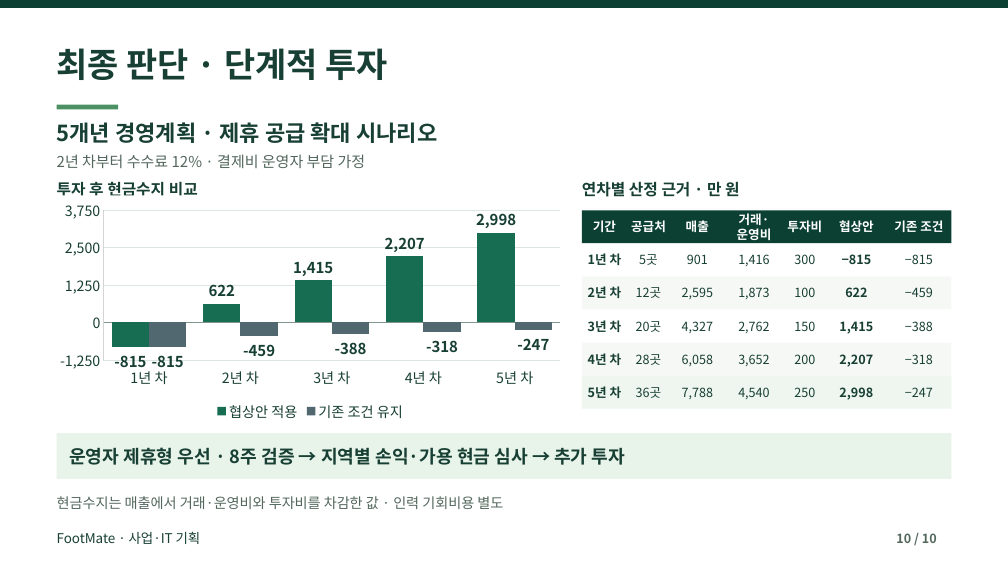
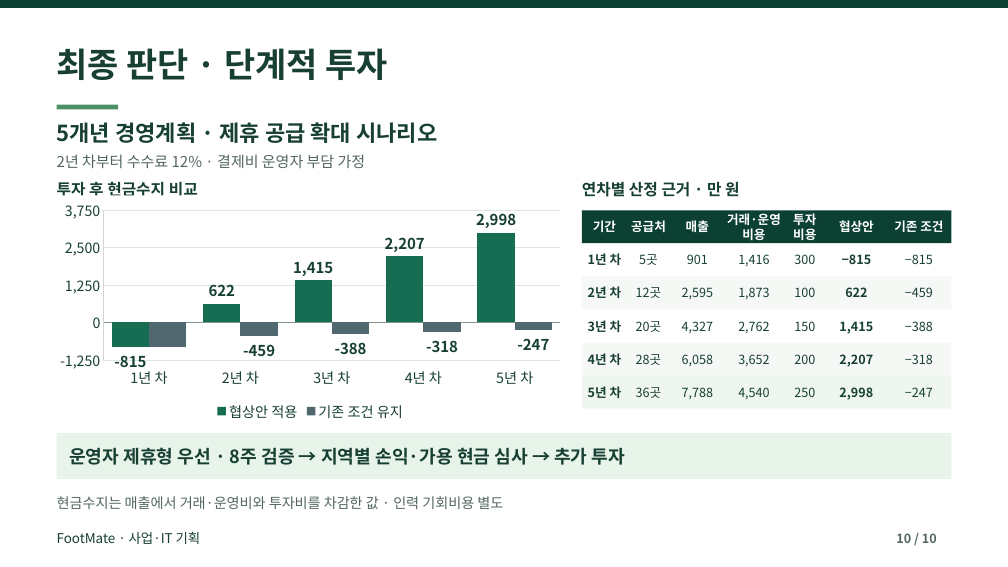
Before and after one commit to dohyunkimmm/footmate, a slide deck: slide 10 of src/case-study/downloads/footmate_report.pptx. Drawn at 1008x567 pixels with LibreOffice and Linux fonts; fonts in the diff are those of the drawing. Boxes give left, top, right and bottom in pixels: in the first picture for what was removed or moved away, otherwise in the second. Text is boxed around its words. In the diff, an @@ line names an element or a change of style, - is before the commit and + after.

Commit message:
Improve slide ten labels and click-to-enlarge (#843)

```diff
--- a/src/case-study/downloads/footmate_report.pptx
+++ b/src/case-study/downloads/footmate_report.pptx
@@ column chart at (x1=50, y1=195, x2=572, y2=424) @@
@@ data labels of 기존 조건 유지 changed @@
@@ text at (x1=727, y1=213, x2=781, y2=240): text changed @@
-거래·운영비
+거래·운영
+비용
@@ text at (x1=793, y1=213, x2=816, y2=240): text changed @@
-투자비
+투자
+비용
```
Also in this commit, not shown: 5 other files.
